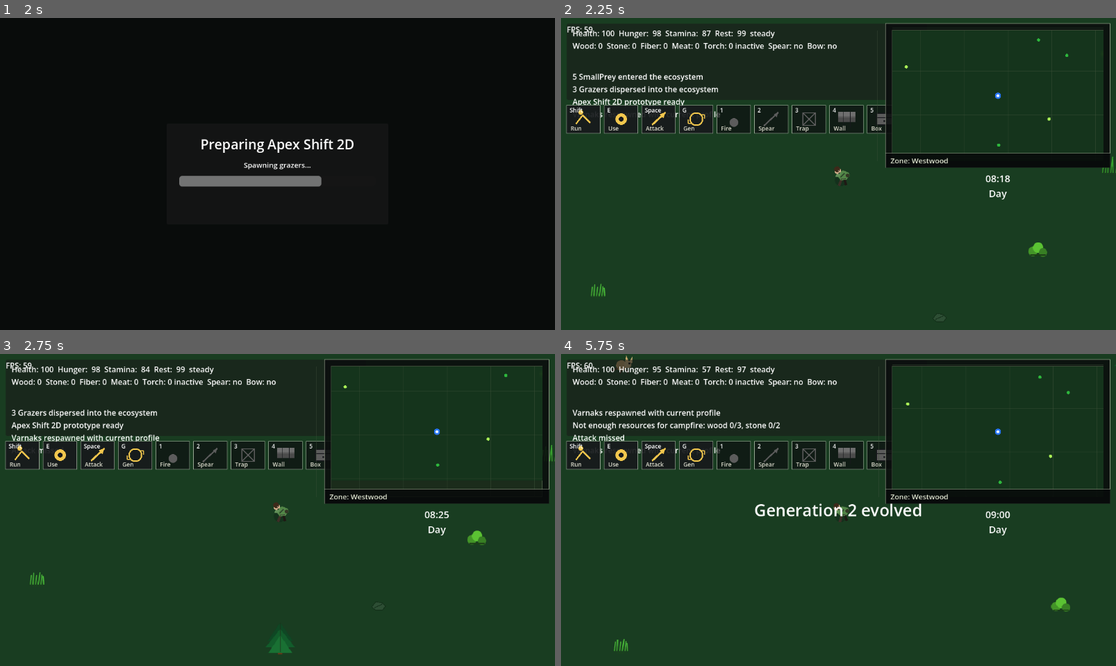
Above: before the commit, frames 1-4 (two rows, left to right).
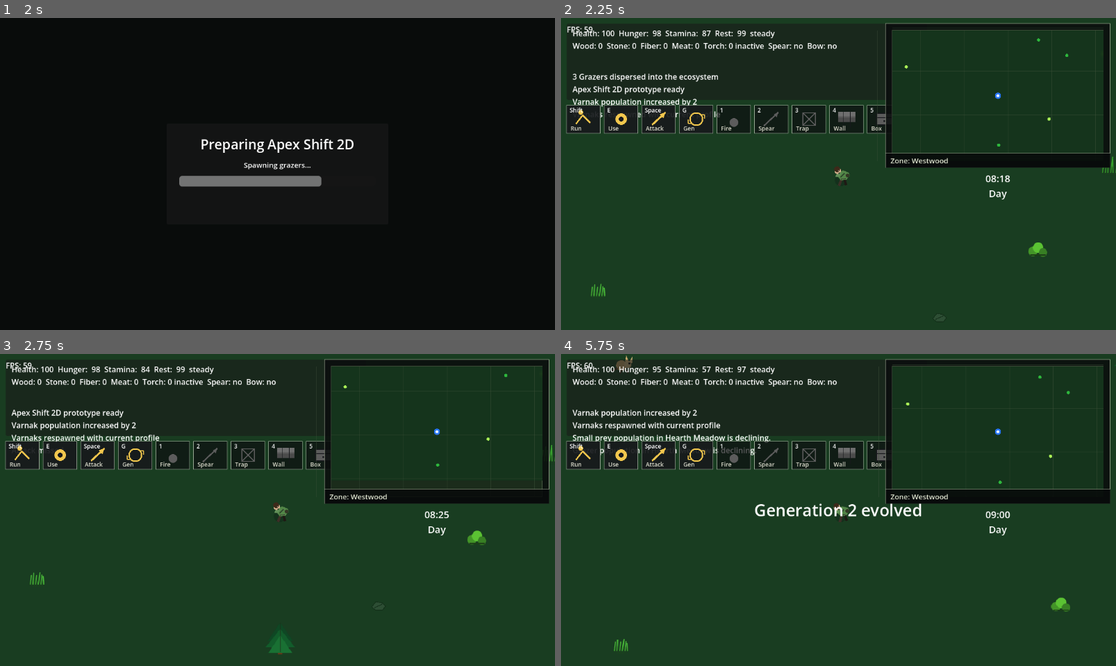
Above: after the commit, the same moments.

Repository: krisstoof/apex-shift-2d
Game: Godot game, scene res://scenes/ui/start_menu.tscn
Same seed, same stepped clock (60 frames per second), same inputs: the game is played once before the commit and once after it.
Inputs (mouse positions are in pixels of both pictures, inside the frame that each line leads up to):
- Up to frame 1 (2 s): click "New Game" at 0.5 s; tap Enter at 1.25 s; move the mouse to (399, 158) at 1.27 s; hold D (move_right) from 1.28 s (still down); tap R at 1.35 s; click (399, 158) at 1.42 s; tap Space at 1.52 s
- Up to frame 2 (2.25 s): move the mouse to (727, 189) at 2.02 s; release D (move_right) at 2.03 s; hold S (move_down) from 2.03 s (still down); tap R at 2.1 s
- Up to frame 3 (2.75 s): keep holding S (move_down); tap Space at 2.27 s
- Up to frame 4 (5.75 s): move the mouse to (894, 441) at 2.77 s; release S (move_down) at 2.78 s; hold D (move_right) 2.78-3.53 s; hold Shift 2.78-3.53 s; tap R every 0.75 s from 3.05 to 5.3 s; move the mouse to (810, 572) at 3.52 s; hold W (move_up) 3.53-4.28 s; tap E at 3.6 s; click (810, 572) at 3.67 s; tap Space at 3.77, 4.52, 5.27 s; move the mouse to (1005, 556) at 4.27 s; hold A (move_left) from 4.28 s (still down); tap G at 4.35 s; move the mouse to (672, 463) at 5.02 s; tap 1 at 5.1 s

Frame 1 is identical in both runs. In frame 2, 1.0% of the frame differs, in the area x 2-29%, y 17-29%; in frame 3, 0.6%; in frame 4, 1.2%, in the area x 2-40%, y 17-33%.

Commit message:
feature/#130 scale Varnak population with day progression

Diff:
--- a/scripts/systems/game_balance.gd
+++ b/scripts/systems/game_balance.gd
@@ -114,6 +114,25 @@
 	"grazer_min_distance": 300.0,
 	"varnak_player_safe_distance": 560.0,
 	"varnak_spawn_attempts": 36
+}
+
+# Varnak population pressure rises with survived days. Population recovery is
+# intentionally batched so a new day cannot create a large spawn spike.
+const VARNAK_DAY_SCALING := {
+	"day_1_min": 1,
+	"day_1_max": 2,
+	"day_2_min": 2,
+	"day_2_max": 3,
+	"day_3_min": 3,
+	"day_3_max": 4,
+	"max_varnaks": 12,
+	"daily_growth": 1,
+	"spawn_check_interval_seconds": 10.0,
+	"spawn_batch_limit": 2,
+	"day_1_spawn_chance": 0.55,
+	"spawn_chance_daily_growth": 0.07,
+	"max_spawn_chance": 0.90,
+	"other_creature_min_distance": 180.0
 }
 
 # Food values and decision thresholds for living creatures. Future creature AI
--- a/scripts/systems/world_snapshot_service.gd
+++ b/scripts/systems/world_snapshot_service.gd
@@ -129,6 +129,7 @@
 		"tents": 0
 	}
 	var biome_texture_cache: Dictionary = {}
+	var varnak_population: Dictionary = {}
 	var landmark_overlay_enabled := false
 	var biome_textures_enabled := true
 	if active_world:
@@ -150,6 +151,8 @@
 			nearest_landmark = Dictionary(active_world.get_nearest_landmark_data(Vector2(player_snapshot.get("position", Vector2.ZERO))))
 		if active_world.has_method("get_biome_texture_cache_status"):
 			biome_texture_cache = Dictionary(active_world.get_biome_texture_cache_status())
+		if active_world.has_method("get_varnak_population_status"):
+			varnak_population = Dictionary(active_world.get_varnak_population_status())
 		if active_world.has_method("is_landmark_debug_overlay_enabled"):
 			landmark_overlay_enabled = active_world.is_landmark_debug_overlay_enabled()
 		if active_world.has_method("are_biome_textures_enabled"):
@@ -177,6 +180,7 @@
 		"resource_counts": resource_counts,
 		"building_counts": building_counts,
 		"biome_texture_cache": biome_texture_cache,
+		"varnak_population": varnak_population,
 		"landmark_overlay_enabled": landmark_overlay_enabled,
 		"biome_textures_enabled": biome_textures_enabled
 	}
--- a/scripts/ui/debug_panel.gd
+++ b/scripts/ui/debug_panel.gd
@@ -310,6 +310,8 @@
 	var time_snapshot := Dictionary(snapshot.get("time", {}))
 	var debug_snapshot := Dictionary(snapshot.get("debug", {}))
 	var ecosystem_snapshot := Dictionary(snapshot.get("ecosystem", {}))
+	var world_snapshot := Dictionary(snapshot.get("world", {}))
+	var varnak_population := Dictionary(world_snapshot.get("varnak_population", {}))
 	var lines: Array[String] = []
 	lines.append("Day %d | %s | night %.2f" % [
 		int(time_snapshot.get("day", _get_day())),
@@ -329,6 +331,12 @@
 		int(debug_snapshot.get("live_varnaks", _get_cached_group_nodes("varnak").size())),
 		int(Dictionary(ecosystem_snapshot.get("population_totals", {})).get("small_prey_population", _get_ecosystem_population_total("small_prey_population"))),
 		int(Dictionary(ecosystem_snapshot.get("population_totals", {})).get("grazer_population", _get_ecosystem_population_total("grazer_population")))
+	])
+	lines.append("Varnak pressure: day %d | target %d | live %d | max %d" % [
+		int(varnak_population.get("day", time_snapshot.get("day", _get_day()))),
+		int(varnak_population.get("target", 0)),
+		int(varnak_population.get("live", debug_snapshot.get("live_varnaks", 0))),
+		int(varnak_population.get("max", 0))
 	])
 	lines.append("creatures_out_of_bounds_count = %d" % int(Dictionary(snapshot.get("world", {})).get("out_of_bounds_count", _get_creatures_out_of_bounds_count())))
 	lines.append("Ecosystem warnings: %s" % str(ecosystem_snapshot.get("warnings_text", _get_ecosystem_warnings_text())))
@@ -433,11 +441,19 @@
 
 
 func _build_creatures_text() -> String:
+	var snapshot := _get_snapshot()
+	var varnak_population := Dictionary(Dictionary(snapshot.get("world", {})).get("varnak_population", {}))
 	var lines: Array[String] = []
 	var varnaks := _get_cached_group_nodes("varnak")
 	lines.append("Creatures")
 	lines.append("creatures_out_of_bounds_count = %d" % _get_creatures_out_of_bounds_count())
 	lines.append_array(_get_population_aggregate_lines())
+	lines.append("Varnak population: day %d | target %d | live %d | max %d" % [
+		int(varnak_population.get("day", _get_day())),
+		int(varnak_population.get("target", 0)),
+		int(varnak_population.get("live", varnaks.size())),
+		int(varnak_population.get("max", 0))
+	])
 	lines.append("Varnaks %d | %s" % [varnaks.size(), _get_varnak_state_summary(varnaks)])
 	lines.append("SmallPrey visible %d | %s" % [
 		_get_cached_group_nodes("small_prey").size(),
--- a/scripts/world/world.gd
+++ b/scripts/world/world.gd
@@ -13,7 +13,6 @@
 const WORLD_RENDER_CONTROLLER_SCRIPT := preload("res://scripts/world/world_render_controller.gd")
 
 const SMALL_PREY_SPAWN_TICK_SECONDS := 4.0
-const VARNAK_SPAWN_TICK_SECONDS := 5.5
 const SMALL_PREY_MAX_VISIBLE_COUNT := 12
 const SMALL_PREY_MAX_VISIBLE_PER_BIOME := 5
 const SMALL_PREY_VISIBLE_SPAWN_RADIUS := 850.0
@@ -21,9 +20,6 @@
 const SMALL_PREY_MIN_DISTANCE := 190.0
 const INITIAL_GRAZER_VISIBLE_COUNT := 3
 const GRAZER_INITIAL_PLAYER_SAFE_DISTANCE := 720.0
-const VARNAK_MAX_VISIBLE_COUNT := 4
-const VARNAK_MAX_VISIBLE_PER_BIOME := 2
-const VARNAK_VISIBLE_SPAWN_RADIUS := 1250.0
 const VARNAK_MIN_DISTANCE := 360.0
 const GRAZER_VISIBLE_SPAWN_RADIUS := 1000.0
 const GRAZER_PLAYER_SAFE_DISTANCE := 340.0
@@ -152,6 +148,8 @@
 	evolution_director = _get_sibling_node("EvolutionDirector")
 	day_night_system = _get_sibling_node("DayNightSystem")
 	ecosystem_director = _get_sibling_node("EcosystemDirector")
+	if day_night_system and day_night_system.has_signal("day_changed"):
+		day_night_system.day_changed.connect(_on_day_changed)
 	if evolution_director and evolution_director.has_method("connect") and evolution_director.has_signal("profile_changed"):
 		evolution_director.profile_changed.connect(_on_profile_changed)
 	var event_bus := _get_event_bus()
@@ -171,7 +169,7 @@
 	_spawn_initial_grazers()
 	await _yield_initial_boot_step()
 	_set_boot_progress("Spawning predators...", 0.84)
-	_sync_visible_varnaks()
+	_sync_visible_varnaks(true)
 	await _yield_initial_boot_step()
 	_set_boot_progress("Rendering world...", 0.94)
 	_prepare_boot_render_cache()
@@ -189,7 +187,7 @@
 		small_prey_spawn_timer = 0.0
 		_sync_visible_small_prey()
 	varnak_spawn_timer += delta
-	if varnak_spawn_timer >= VARNAK_SPAWN_TICK_SECONDS:
+	if varnak_spawn_timer >= _get_varnak_spawn_check_interval():
 		varnak_spawn_timer = 0.0
 		_sync_visible_varnaks()
 	var current_night_amount := _get_night_amount()
@@ -213,6 +211,18 @@
 
 func get_world_seed() -> int:
 	return world_seed
+
+
+func get_varnak_population_status() -> Dictionary:
+	var current_day := _get_current_day()
+	return {
+		"day": current_day,
+		"target": _get_varnak_target_count(current_day),
+		"live": get_registered_creatures_by_type("varnak").size(),
+		"max": int(GAME_BALANCE.VARNAK_DAY_SCALING["max_varnaks"]),
+		"spawn_chance": _get_varnak_spawn_chance(current_day),
+		"spawn_batch_limit": int(GAME_BALANCE.VARNAK_DAY_SCALING["spawn_batch_limit"])
+	}
 
 
 func get_boot_progress_state() -> Dictionary:
@@ -1667,11 +1677,23 @@
 	return get_node_or_null("/root/GameSession")
 
 
-func _try_spawn_varnak_near_player(biome: Dictionary, player_position: Vector2, used_positions: Array[Vector2]) -> bool:
+func _try_spawn_varnak_in_dangerous_biome(player_position: Vector2, used_positions: Array[Vector2]) -> bool:
+	var dangerous_biomes: Array[Dictionary] = []
+	for biome_value in WORLD_CONFIG.BIOME_ZONES:
+		var biome := Dictionary(biome_value)
+		if biome.get("dangerous", false) == true:
+			dangerous_biomes.append(biome)
+	if dangerous_biomes.is_empty():
+		return false
 	for _attempt in WORLD_CONFIG.VARNAK_SPAWN_ATTEMPTS:
-		var offset := Vector2.RIGHT.rotated(varnak_rng.randf_range(0.0, TAU)) * varnak_rng.randf_range(WORLD_CONFIG.VARNAK_PLAYER_SAFE_DISTANCE, VARNAK_VISIBLE_SPAWN_RADIUS)
-		var candidate := player_position + offset
-		if not _is_point_in_biome(candidate, biome):
+		var biome_index := varnak_rng.randi_range(0, dangerous_biomes.size() - 1)
+		var biome: Dictionary = dangerous_biomes[biome_index]
+		var spawn_area := _get_scaled_biome_bounds(biome).grow(-WORLD_CONFIG.RESOURCE_SPAWN_MARGIN)
+		var candidate := Vector2(
+			varnak_rng.randf_range(spawn_area.position.x, spawn_area.end.x),
+			varnak_rng.randf_range(spawn_area.position.y, spawn_area.end.y)
+		)
+		if not _is_point_in_scaled_biome(candidate, biome):
 			continue
 		if not _is_valid_varnak_spawn_position(candidate, player_position, used_positions):
 			continue
@@ -1694,42 +1716,27 @@
 	return grazer
 
 
-func _sync_visible_varnaks() -> void:
+func _sync_visible_varnaks(force_spawn_check := false) -> void:
 	var player_position := _get_player_position()
-	_prune_distant_varnaks(player_position)
-	var player_biome := _get_biome_for_position(player_position)
-	if player_biome.is_empty():
+	var global_count := get_registered_creatures_by_type("varnak").size()
+	var spawn_budget := _get_varnak_spawn_budget(global_count, _get_current_day())
+	if spawn_budget <= 0:
 		return
-	if player_biome.get("dangerous", false) != true:
-		return
-	var biome_id := _get_biome_id(player_biome)
-	var current_biome_count := _get_visible_varnak_count(biome_id)
-	var global_count := get_registered_creatures_by_type("varnak").size()
-	var spawn_budget: int = min(VARNAK_MAX_VISIBLE_PER_BIOME - current_biome_count, VARNAK_MAX_VISIBLE_COUNT - global_count)
-	if spawn_budget <= 0:
+	if not force_spawn_check and varnak_rng.randf() > _get_varnak_spawn_chance(_get_current_day()):
 		return
 	var spawned := 0
 	var used_positions := _get_existing_varnak_positions()
 	for _i in spawn_budget:
-		if _try_spawn_varnak_near_player(player_biome, player_position, used_positions):
+		if _try_spawn_varnak_in_dangerous_biome(player_position, used_positions):
 			spawned += 1
 	if spawned > 0:
 		var event_bus := _get_event_bus()
 		if event_bus:
-			event_bus.post_message("%d Varnak%s entered the area" % [spawned, "" if spawned == 1 else "s"])
-
-
-func _prune_distant_varnaks(player_position: Vector2) -> void:
-	var despawn_distance := VARNAK_VISIBLE_SPAWN_RADIUS * 1.45
-	for varnak in get_registered_creatures_by_type("varnak"):
-		if not is_instance_valid(varnak):
-			continue
-		if varnak.global_position.distance_to(player_position) > despawn_distance:
-			varnak.queue_free()
+			event_bus.post_message("Varnak population increased by %d" % spawned)
 
 
 func respawn_missing_varnaks() -> void:
-	_sync_visible_varnaks()
+	_sync_visible_varnaks(true)
 
 
 func respawn_varnaks() -> void:
@@ -1737,7 +1744,7 @@
 		if is_instance_valid(varnak):
 			varnak.queue_free()
 	await get_tree().process_frame
-	_sync_visible_varnaks()
+	_sync_visible_varnaks(true)
 	var event_bus := _get_event_bus()
 	if event_bus:
 		event_bus.post_message("Varnaks respawned with current profile")
@@ -2016,7 +2023,55 @@
 	for varnak in get_registered_creatures_by_type("varnak"):
 		if is_instance_valid(varnak) and varnak.global_position.distance_to(point) < VARNAK_MIN_DISTANCE:
 			return false
+	var other_creature_min_distance := float(GAME_BALANCE.VARNAK_DAY_SCALING["other_creature_min_distance"])
+	for creature_type in ["small_prey", "grazer"]:
+		for creature_value in get_registered_creatures_by_type(creature_type):
+			var creature := creature_value as Node2D
+			if creature and is_instance_valid(creature) and creature.global_position.distance_to(point) < other_creature_min_distance:
+				return false
 	return true
+
+
+func _get_current_day() -> int:
+	if day_night_system and day_night_system.has_method("get_day"):
+		return maxi(int(day_night_system.get_day()), 1)
+	return 1
+
+
+func _get_varnak_target_count(day: int) -> int:
+	var safe_day := maxi(day, 1)
+	var scaling := GAME_BALANCE.VARNAK_DAY_SCALING
+	if safe_day == 1:
+		return int(scaling["day_1_max"])
+	if safe_day == 2:
+		return int(scaling["day_2_max"])
+	if safe_day == 3:
+		return int(scaling["day_3_max"])
+	var grown_target := int(scaling["day_3_max"]) + (safe_day - 3) * int(scaling["daily_growth"])
+	return mini(grown_target, int(scaling["max_varnaks"]))
+
+
+func _get_varnak_spawn_chance(day: int) -> float:
+	var scaling := GAME_BALANCE.VARNAK_DAY_SCALING
+	var daily_growth_steps := maxi(day - 1, 0)
+	return minf(
+		float(scaling["day_1_spawn_chance"]) + float(daily_growth_steps) * float(scaling["spawn_chance_daily_growth"]),
+		float(scaling["max_spawn_chance"])
+	)
+
+
+func _get_varnak_spawn_budget(global_count: int, day: int) -> int:
+	var missing_count := _get_varnak_target_count(day) - maxi(global_count, 0)
+	return maxi(mini(missing_count, int(GAME_BALANCE.VARNAK_DAY_SCALING["spawn_batch_limit"])), 0)
+
+
+func _get_varnak_spawn_check_interval() -> float:
+	return maxf(float(GAME_BALANCE.VARNAK_DAY_SCALING["spawn_check_interval_seconds"]), 0.1)
+
+
+func _on_day_changed(_day: int) -> void:
+	varnak_spawn_timer = 0.0
+	call_deferred("_sync_visible_varnaks", true)
 
 
 func _on_profile_changed(profile: Dictionary) -> void:
@@ -2029,8 +2084,6 @@
 		call_deferred("respawn_varnaks")
 	elif event_name == "day_ended":
 		call_deferred("advance_resource_growth_days", 1.0)
-		if _payload.get("reason", "") == "slept_in_tent":
-			call_deferred("respawn_missing_varnaks")
 	elif event_name == "ecosystem_vegetation_changed":
 		var biome_id := str(_payload.get("biome_id", ""))
 		_queue_biome_vegetation_sync(biome_id)
--- a/tests/unit/test_world.gd
+++ b/tests/unit/test_world.gd
@@ -31,12 +31,43 @@
 	_test_current_biome_texture_id_uses_player_position_biome(failures)
 	_test_cached_group_nodes_prune_freed_entries(failures)
 	_test_world_registry_tracks_spawned_nodes_and_prunes_freed_entries(failures)
+	_test_varnak_population_target_scales_with_day_and_caps(failures)
+	_test_varnak_spawn_chance_scales_with_day_and_caps(failures)
+	_test_varnak_spawn_budget_is_batched_and_stops_at_target(failures)
 	return failures
 
 
 func _test_world_rect_matches_config(failures: Array[String]) -> void:
 	var world := WORLD_SCRIPT.new()
 	TEST_UTILS.expect_equal(world.get_world_rect(), WORLD_CONFIG.WORLD_RECT, failures, "World rectangle should match world config")
+	world.free()
+
+
+func _test_varnak_population_target_scales_with_day_and_caps(failures: Array[String]) -> void:
+	var world := WORLD_SCRIPT.new()
+	TEST_UTILS.expect_equal(int(world.call("_get_varnak_target_count", 1)), 2, failures, "Day 1 should keep the Varnak target low")
+	TEST_UTILS.expect_equal(int(world.call("_get_varnak_target_count", 2)), 3, failures, "Day 2 should raise the Varnak target")
+	TEST_UTILS.expect_equal(int(world.call("_get_varnak_target_count", 3)), 4, failures, "Day 3 should raise the Varnak target again")
+	TEST_UTILS.expect_equal(int(world.call("_get_varnak_target_count", 4)), 5, failures, "Later days should grow the target gradually")
+	TEST_UTILS.expect_equal(int(world.call("_get_varnak_target_count", 99)), 12, failures, "Varnak population target should respect the hard maximum")
+	world.free()
+
+
+func _test_varnak_spawn_chance_scales_with_day_and_caps(failures: Array[String]) -> void:
+	var world := WORLD_SCRIPT.new()
+	var day_one_chance := float(world.call("_get_varnak_spawn_chance", 1))
+	var day_five_chance := float(world.call("_get_varnak_spawn_chance", 5))
+	var late_game_chance := float(world.call("_get_varnak_spawn_chance", 99))
+	TEST_UTILS.expect(day_five_chance > day_one_chance, failures, "Varnak spawn chance should increase with survived days")
+	TEST_UTILS.expect_close(late_game_chance, 0.90, failures, "Varnak spawn chance should respect its configured cap")
+	world.free()
+
+
+func _test_varnak_spawn_budget_is_batched_and_stops_at_target(failures: Array[String]) -> void:
+	var world := WORLD_SCRIPT.new()
+	TEST_UTILS.expect_equal(int(world.call("_get_varnak_spawn_budget", 0, 99)), 2, failures, "Missing Varnaks should be restored in small batches")
+	TEST_UTILS.expect_equal(int(world.call("_get_varnak_spawn_budget", 11, 99)), 1, failures, "The final recovery batch should not exceed the hard target")
+	TEST_UTILS.expect_equal(int(world.call("_get_varnak_spawn_budget", 12, 99)), 0, failures, "No Varnaks should spawn after reaching the hard target")
 	world.free()
 
 
--- a/tests/unit/test_world_snapshot_service.gd
+++ b/tests/unit/test_world_snapshot_service.gd
@@ -169,6 +169,9 @@
 
 	func get_biome_texture_cache_status() -> Dictionary:
 		return {"sample_image_cache_count": 1, "accent_cache_count": 2, "pending_biomes": 0, "build_running": false}
+
+	func get_varnak_population_status() -> Dictionary:
+		return {"day": 4, "target": 5, "live": varnaks.size(), "max": 12, "spawn_chance": 0.76}
 
 	func is_landmark_debug_overlay_enabled() -> bool:
 		return true
@@ -249,6 +252,9 @@
 	TEST_UTILS.expect_equal(int(Dictionary(player_snapshot.get("inventory", {})).get("torch", 0)), 2, failures, "Snapshot service should capture inventory amounts")
 	TEST_UTILS.expect_equal(str(world_snapshot.get("current_biome_name", "")), "Westwood", failures, "Snapshot service should resolve the current biome name")
 	TEST_UTILS.expect_equal(int(Dictionary(world_snapshot.get("building_counts", {})).get("traps", 0)), 2, failures, "Snapshot service should expose building counts for debug/UI")
+	var varnak_population := Dictionary(world_snapshot.get("varnak_population", {}))
+	TEST_UTILS.expect_equal(int(varnak_population.get("target", 0)), 5, failures, "Snapshot service should expose the current Varnak population target")
+	TEST_UTILS.expect_equal(int(varnak_population.get("max", 0)), 12, failures, "Snapshot service should expose the Varnak population hard limit")
 	TEST_UTILS.expect_equal(Array(markers.get("resources", [])).size(), 2, failures, "Snapshot service should expose only minimap/map resource markers that stay visible to the player")
 	TEST_UTILS.expect_equal(Array(markers.get("varnaks", [])).size(), 1, failures, "Snapshot service should expose varnak markers")
 	TEST_UTILS.expect_equal(int(Dictionary(ecosystem_snapshot.get("population_totals", {})).get("small_prey_population", 0)), 5, failures, "Snapshot service should aggregate ecosystem population totals")
Not shown, changed: README.md
